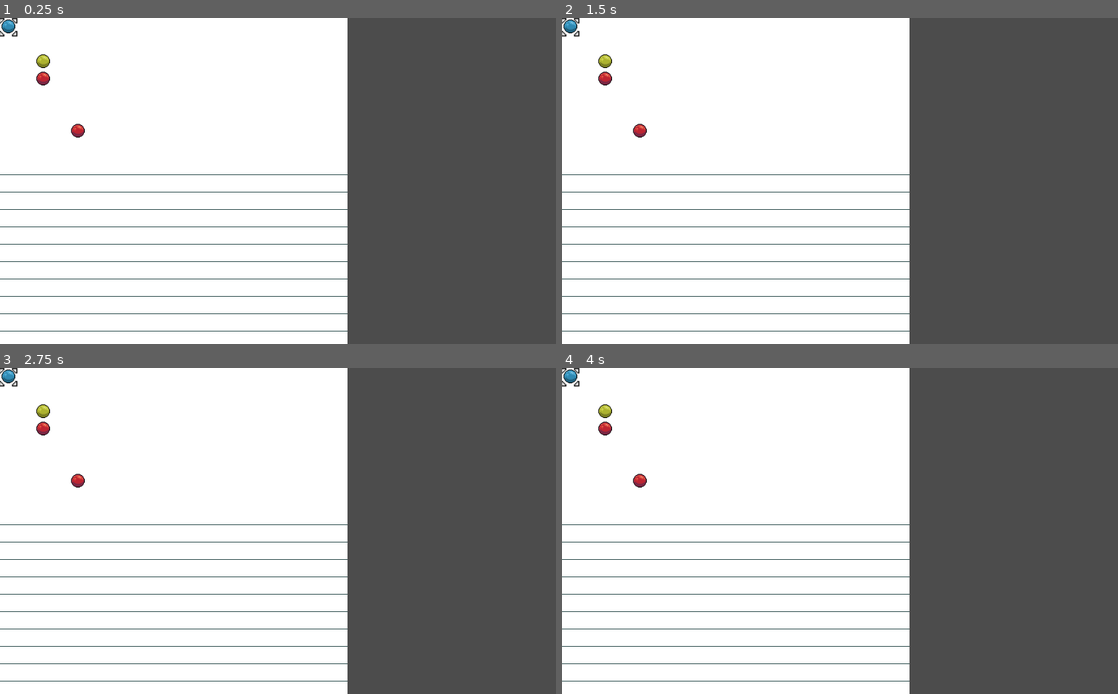
Above: before the commit, frames 1-4 (two rows, left to right).
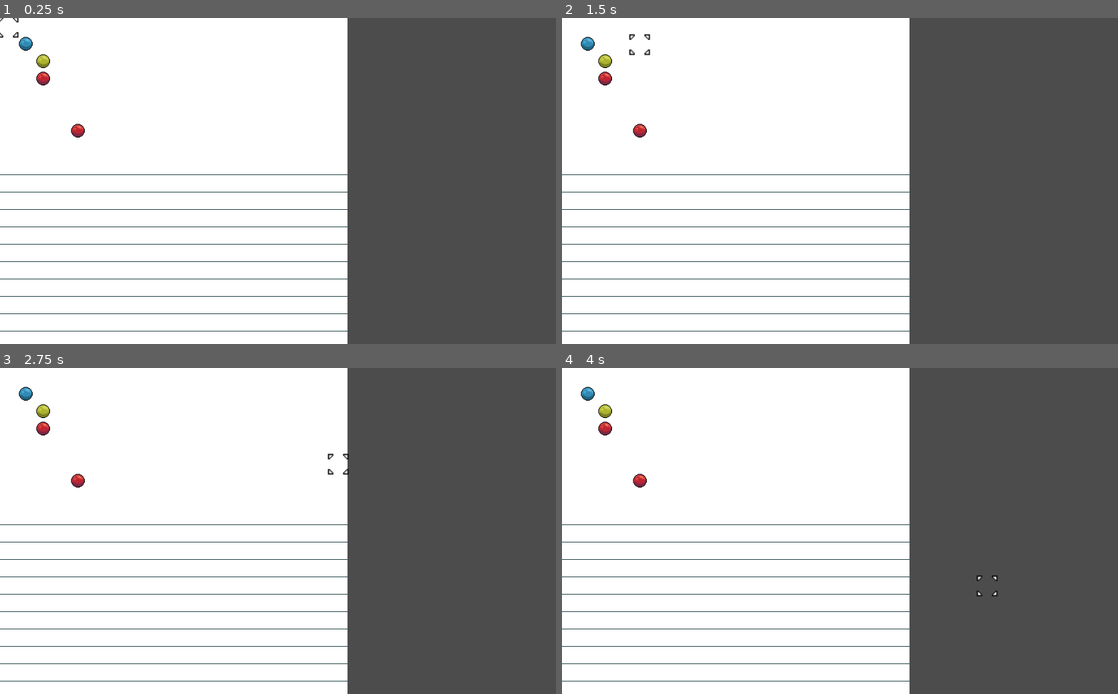
Above: after the commit, the same moments.

Repository: DaveRendell/gridcursor
Game: Godot game, scene res://SquareGrid.tscn
Same seed, same stepped clock (60 frames per second), same inputs: the game is played once before the commit and once after it. Before the commit the project has no main scene; this scene is started directly in both runs.
Inputs (mouse positions are in pixels of both pictures, inside the frame that each line leads up to):
- Up to frame 1 (0.25 s): no input
- Up to frame 2 (1.5 s): tap Enter (ui_accept) at 0.5, 0.77 s; move the mouse to (962, 164) at 0.52 s; hold Right (ui_right) 0.53-1.28 s; click (962, 164) at 0.67 s; move the mouse to (728, 197) at 1.27 s; hold Down (ui_down) from 1.28 s (still down); click (728, 197) at 1.42 s
- Up to frame 3 (2.75 s): tap Enter (ui_accept) at 1.52 s; move the mouse to (333, 459) at 2.02 s; release Down (ui_down) at 2.03 s; hold Right (ui_right) from 2.03 s (still down); click (333, 459) at 2.17 s
- Up to frame 4 (4 s): move the mouse to (812, 596) at 2.77 s; release Right (ui_right) at 2.78 s; hold Up (ui_up) 2.78-3.53 s; click (812, 596) at 2.92 s; tap Enter (ui_accept) at 3.02, 3.77 s; move the mouse to (1006, 579) at 3.52 s; hold Left (ui_left) from 3.53 s (still down); click (1006, 579) at 3.67 s

The runs differ from the first frame. In frame 1, 0.2% of the frame differs, in the area x 0-6%, y 0-11%; in frame 2, 0.3%, in the area x 0-16%, y 0-12%; in frame 3, 0.3%; in frame 4, 0.3%.

Commit message:
Add node that can be moved right one square at a time

Diff:
--- a/Grid.gd
+++ b/Grid.gd
@@ -12,6 +12,9 @@
 var cursor_y: int = 0
 var mouse_in_grid = false
 var scrolling: bool = false
+
+var send_clicks_as_signal = false
+signal click
 
 var transparent: bool = false
 
@@ -49,6 +52,9 @@
 	var coords = coordinates_from_position(mouse_relative_position)
 	cursor_x = coords[0]
 	cursor_y = coords[1]
+
+func add_highlight(x: int, y: int, color: Color):
+	push_error("Implement add_highlight in inheriting scene")
 
 func _input(event):
 	if active:
@@ -93,10 +99,19 @@
 
 func click_position(x, y):
 	print("Clicked grid position %d %d" % [x, y])
-	for node in $GridNodes.get_children():
-		if node.has_method("select"):
-			if node.x == x and node.y == y:
-				node.select(self)
+	if send_clicks_as_signal:
+		print("Sending grid click as signal")
+		emit_signal("click", self)
+	else:
+		print("Looking for selectable grid node")
+		for node in $GridNodes.get_children():
+			if node.has_method("select"):
+				if node.x == x and node.y == y:
+					node.select(self)
+
+func clear_highlights():
+	for highlight in $Highlights.get_children():
+		highlight.queue_free()
 
 # QQ
 func add_grid_node(node):
--- a/Grid.tscn
+++ b/Grid.tscn
@@ -25,7 +25,6 @@
 scale = Vector2( 2, 2 )
 z_index = 5
 frames = SubResource( 2 )
-frame = 1
 playing = true
 offset = Vector2( 7, 7 )
 
@@ -50,6 +49,8 @@
 x = 2
 y = 2
 
+[node name="Highlights" type="Node" parent="."]
+
 [connection signal="mouse_entered" from="Background" to="." method="_on_Background_mouse_entered"]
 [connection signal="mouse_exited" from="Background" to="." method="_on_Background_mouse_exited"]
 [connection signal="timeout" from="Cursor/ScrollStartTimer" to="." method="_on_ScrollStartTimer_timeout"]
--- a/MovingBlob.gd
+++ b/MovingBlob.gd
@@ -2,4 +2,16 @@
 
 
 func select(grid):
-	grid.active = false
+	grid.send_clicks_as_signal = true
+	grid.add_highlight(x + 1, y, Color.aquamarine)
+	grid.connect("click", self, "handle_grid_click")
+
+func handle_grid_click(grid):
+	print("well here we are at %d %d (%d, %d)" % [grid.cursor_x, grid.cursor_y, x, y])
+	print((grid.cursor_x == x + 1) and (grid.cursor_y == y))
+	if (grid.cursor_x == x + 1) and (grid.cursor_y == y):
+		x = x + 1
+		grid.draw_nodes()
+		grid.clear_highlights()
+		grid.send_clicks_as_signal = false
+		grid.disconnect("click", self, "handle_grid_click")
--- a/MovingBlob.tscn
+++ b/MovingBlob.tscn
@@ -14,8 +14,6 @@
 
 [node name="MovingBlob" instance=ExtResource( 1 )]
 script = ExtResource( 2 )
-x = null
-y = null
 
 [node name="AnimatedSprite" type="AnimatedSprite" parent="." index="0"]
 frames = SubResource( 1 )
--- a/SquareGrid.gd
+++ b/SquareGrid.gd
@@ -31,3 +31,10 @@
 		line.add_point(Vector2(0, offset))
 		line.add_point(Vector2(width, offset))
 		add_child(line)
+
+func add_highlight(x: int, y: int, color: Color):
+	var r = ColorRect.new()
+	r.rect_position = position_from_coordinates(x, y)
+	r.rect_size = Vector2(grid_size, grid_size)
+	r.color = color
+	$Highlights.add_child(r)
--- a/SquareGrid.tscn
+++ b/SquareGrid.tscn
@@ -8,3 +8,5 @@
 script = ExtResource( 2 )
 
 [node name="MovingBlob" parent="GridNodes" index="3" instance=ExtResource( 3 )]
+x = 1
+y = 1
--- a/project.godot
+++ b/project.godot
@@ -27,6 +27,7 @@
 [application]
 
 config/name="Cursor"
+run/main_scene="res://SquareGrid.tscn"
 config/icon="res://icon.png"
 
 [display]
